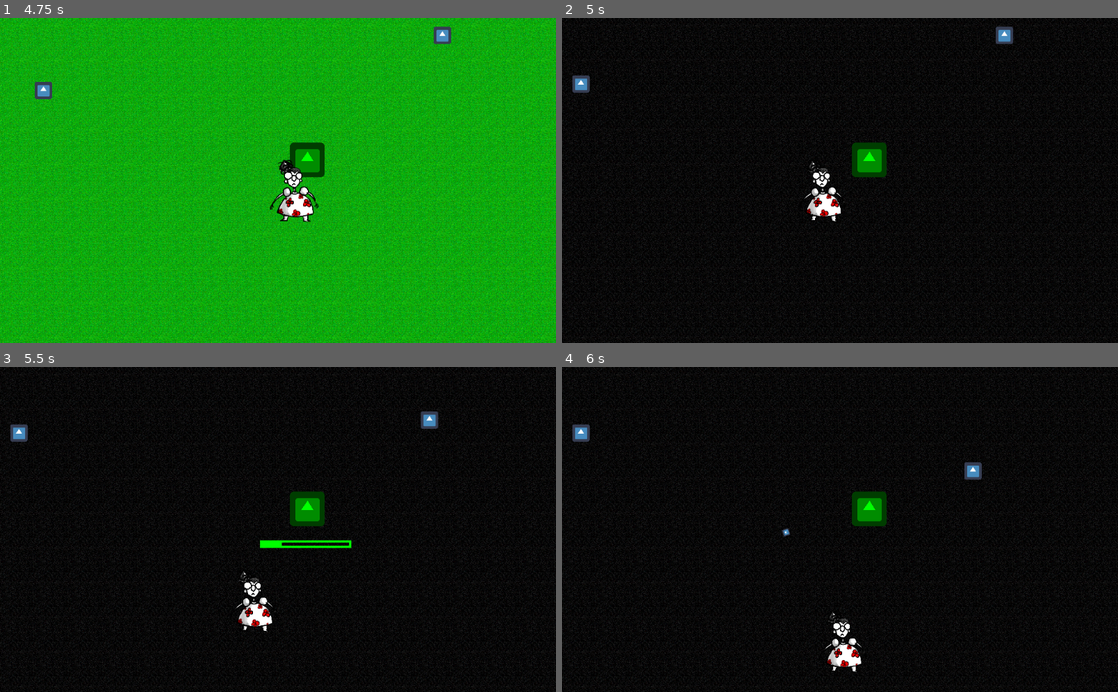
Above: before the commit, frames 1-4 (two rows, left to right).
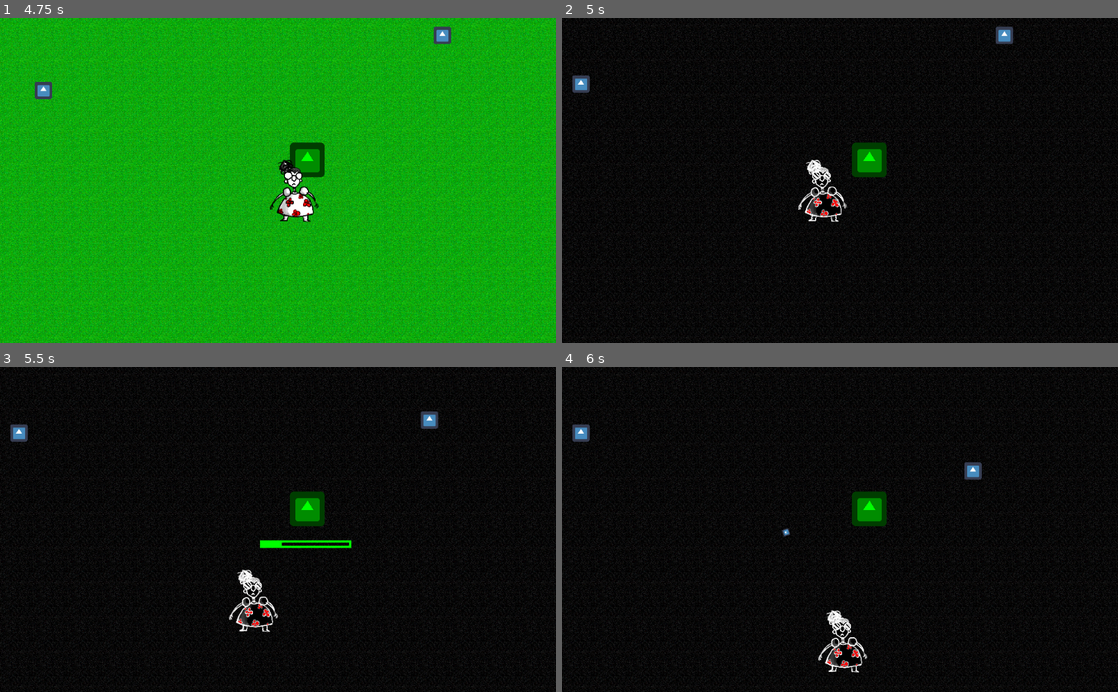
Above: after the commit, the same moments.

Repository: HedgeLizards/GGJ22
Game: Godot game, scene res://scenes/Main.tscn
Same seed, same stepped clock (60 frames per second), same inputs: the game is played once before the commit and once after it. The engine's default icon, where the game draws it, is replaced by a stand-in: a white triangle on a blue panel in a dark square.
Inputs (mouse positions are in pixels of both pictures, inside the frame that each line leads up to):
- Up to frame 1 (4.75 s): tap Enter at 0.5 s; move the mouse to (305, 161) at 0.52 s; press the mouse at (305, 161) at 0.53 s; hold D (right) 0.53-1.28 s; move the mouse to (166, 196) at 1.27 s; release the mouse at (166, 196) at 1.28 s; hold S (down) 1.28-2.03 s; click (166, 196) at 1.35 s; move the mouse to (333, 109) at 2.02 s; press the mouse at (333, 109) at 2.03 s; hold D (right) 2.03-2.78 s; move the mouse to (250, 245) at 2.77 s; release the mouse at (250, 245) at 2.78 s; hold W (up) 2.78-3.53 s; click (250, 245) at 2.85 s; move the mouse to (444, 229) at 3.52 s; press the mouse at (444, 229) at 3.53 s; hold A (left) from 3.53 s (still down); move the mouse to (111, 131) at 4.27 s; release the mouse at (111, 131) at 4.28 s; click (111, 131) at 4.35 s
- Up to frame 2 (5 s): keep holding A (left)
- Up to frame 3 (5.5 s): move the mouse to (305, 529) at 5.02 s; release A (left) at 5.03 s; press the mouse at (305, 529) at 5.03 s; hold S (down) from 5.03 s (still down)
- Up to frame 4 (6 s): move the mouse to (756, 448) at 5.77 s; release S (down) at 5.78 s; release the mouse at (756, 448) at 5.78 s; hold D (right) from 5.78 s (still down); click (756, 448) at 5.85 s

Frame 1 is identical in both runs. In frame 2, 0.8% of the frame differs, in the area x 42-52%, y 43-63%; in frame 3, 0.8%; in frame 4, 0.8%, in the area x 46-55%, y 74-95%.

Commit message:
player sprite changes based on day/night

Diff:
--- a/scenes/Main.tscn
+++ b/scenes/Main.tscn
@@ -100,6 +100,8 @@
 [connection signal="tween_completed" from="Tooltip/Tween" to="Tooltip" method="_on_Tween_tween_completed"]
 [connection signal="tween_step" from="Tooltip/Tween" to="Tooltip" method="_on_Tween_tween_step"]
 [connection signal="timeout" from="DayNight/DayEnd" to="Environment" method="_on_DayEnd_timeout"]
+[connection signal="timeout" from="DayNight/DayEnd" to="Player" method="_on_DayEnd_timeout"]
 [connection signal="timeout" from="DayNight/DayEnd" to="DayNight" method="_on_DayEnd_timeout"]
 [connection signal="timeout" from="DayNight/NightEnd" to="Environment" method="_on_NightEnd_timeout"]
+[connection signal="timeout" from="DayNight/NightEnd" to="Player" method="_on_NightEnd_timeout"]
 [connection signal="timeout" from="DayNight/NightEnd" to="DayNight" method="_on_NightEnd_timeout"]
--- a/scenes/Player.tscn
+++ b/scenes/Player.tscn
@@ -1,7 +1,8 @@
-[gd_scene load_steps=4 format=2]
+[gd_scene load_steps=5 format=2]
 
 [ext_resource path="res://scripts/Player.gd" type="Script" id=1]
 [ext_resource path="res://assets/granny_peace.png" type="Texture" id=2]
+[ext_resource path="res://assets/granny_metal.png" type="Texture" id=3]
 
 [sub_resource type="RectangleShape2D" id=1]
 extents = Vector2( 16, 16 )
@@ -9,10 +10,15 @@
 [node name="Player" type="KinematicBody2D"]
 script = ExtResource( 1 )
 
-[node name="Sprite" type="Sprite" parent="."]
+[node name="Day" type="Sprite" parent="."]
 scale = Vector2( 0.25, 0.25 )
 z_index = -2
 texture = ExtResource( 2 )
+
+[node name="Night" type="Sprite" parent="."]
+visible = false
+scale = Vector2( 0.25, 0.25 )
+texture = ExtResource( 3 )
 
 [node name="CollisionShape2D" type="CollisionShape2D" parent="."]
 shape = SubResource( 1 )
--- a/scripts/Player.gd
+++ b/scripts/Player.gd
@@ -34,3 +34,13 @@
 
 	var mouse_position = get_global_mouse_position()
 	$Body.look_at(mouse_position)
+
+
+func _on_DayEnd_timeout():
+	$Day.visible = false
+	$Night.visible = true
+
+
+func _on_NightEnd_timeout():
+	$Day.visible = true
+	$Night.visible = false
Binary file added: assets/granny_metal.png
Not shown, added: assets/granny_metal.png.import
